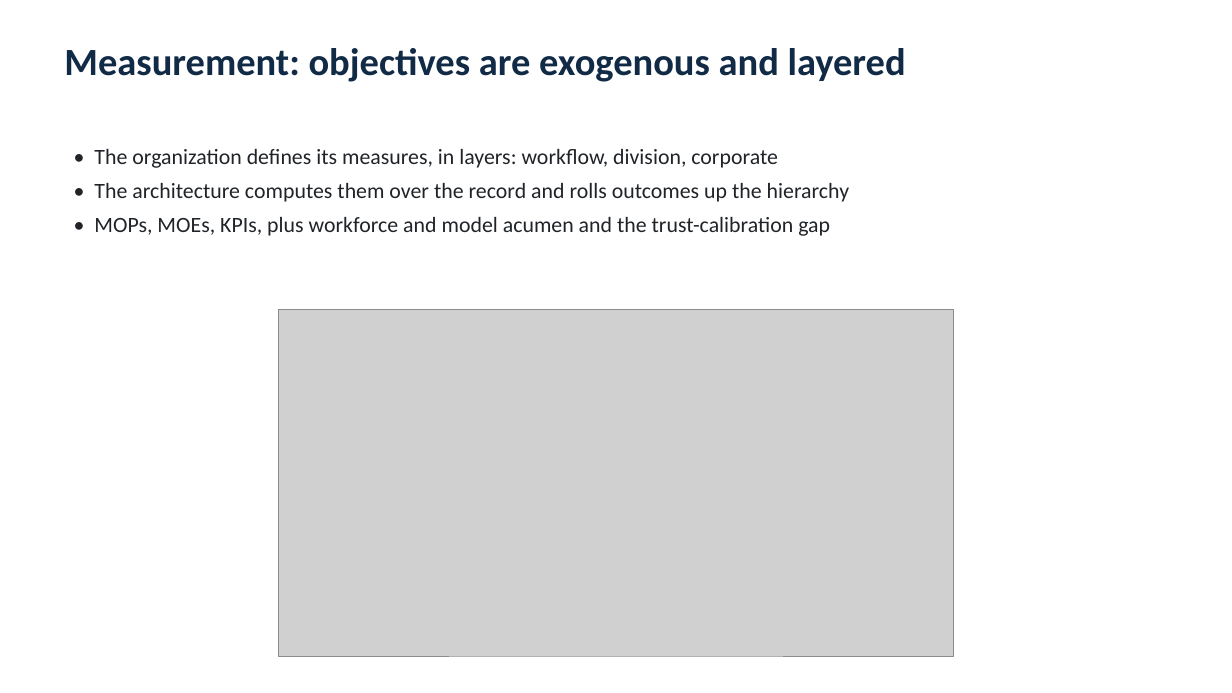
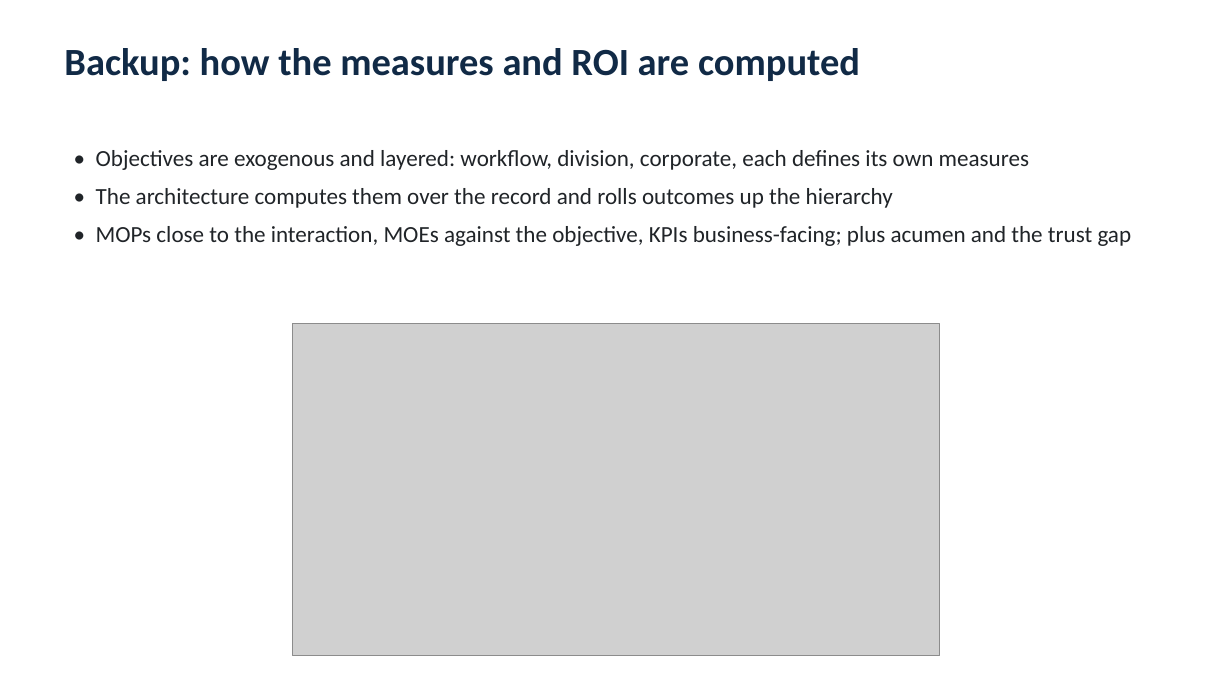
Before and after one commit to yj07538Johnny/Johnny_AI_ML_LLM_experiments_2024, a slide deck: slide 12 of papers/ai-metadata-session-data-repository/AI_Metadata_Repository_Briefing.pptx. Drawn at 1232x693 pixels with LibreOffice and Linux fonts; fonts in the diff are those of the drawing; grey boxes stand for pictures. Boxes give left, top, right and bottom in pixels: in the first picture for what was removed or moved away, otherwise in the second. Text is boxed around its words. In the diff, an @@ line names an element or a change of style, - is before the commit and + after.

```diff
--- a/papers/ai-metadata-session-data-repository/AI_Metadata_Repository_Briefing.pptx
+++ b/papers/ai-metadata-session-data-repository/AI_Metadata_Repository_Briefing.pptx
@@ text at [64, 48, 860, 81]: text changed @@
-Measurement: objectives are exogenous and layered
+Backup: how the measures and ROI are computed
@@ text at [96, 150, 1029, 170]: text changed; size 17 to 18 pt @@
-• The organization defines its measures, in layers: workflow, division, corporate
+• Objectives are exogenous and layered: workflow, division, corporate, each defines its own measures
@@ text at [96, 188, 893, 208]: size 17 to 18 pt in "• The architecture computes them over the ..."; more space between paragraphs @@
@@ text at [96, 226, 1132, 246]: text changed; size 17 to 18 pt @@
-• MOPs, MOEs, KPIs, plus workforce and model acumen and the trust-calibration gap
+• MOPs close to the interaction, MOEs against the objective, KPIs business-facing; plus acumen and the trust gap
@@ picture: place and size @@
-picture at [279, 310, 954, 656]
+picture at [292, 323, 940, 656]
```
Also in this commit, not shown: 11 other slides changed, 2 slides added, 12 slides removed, 1 other file.
